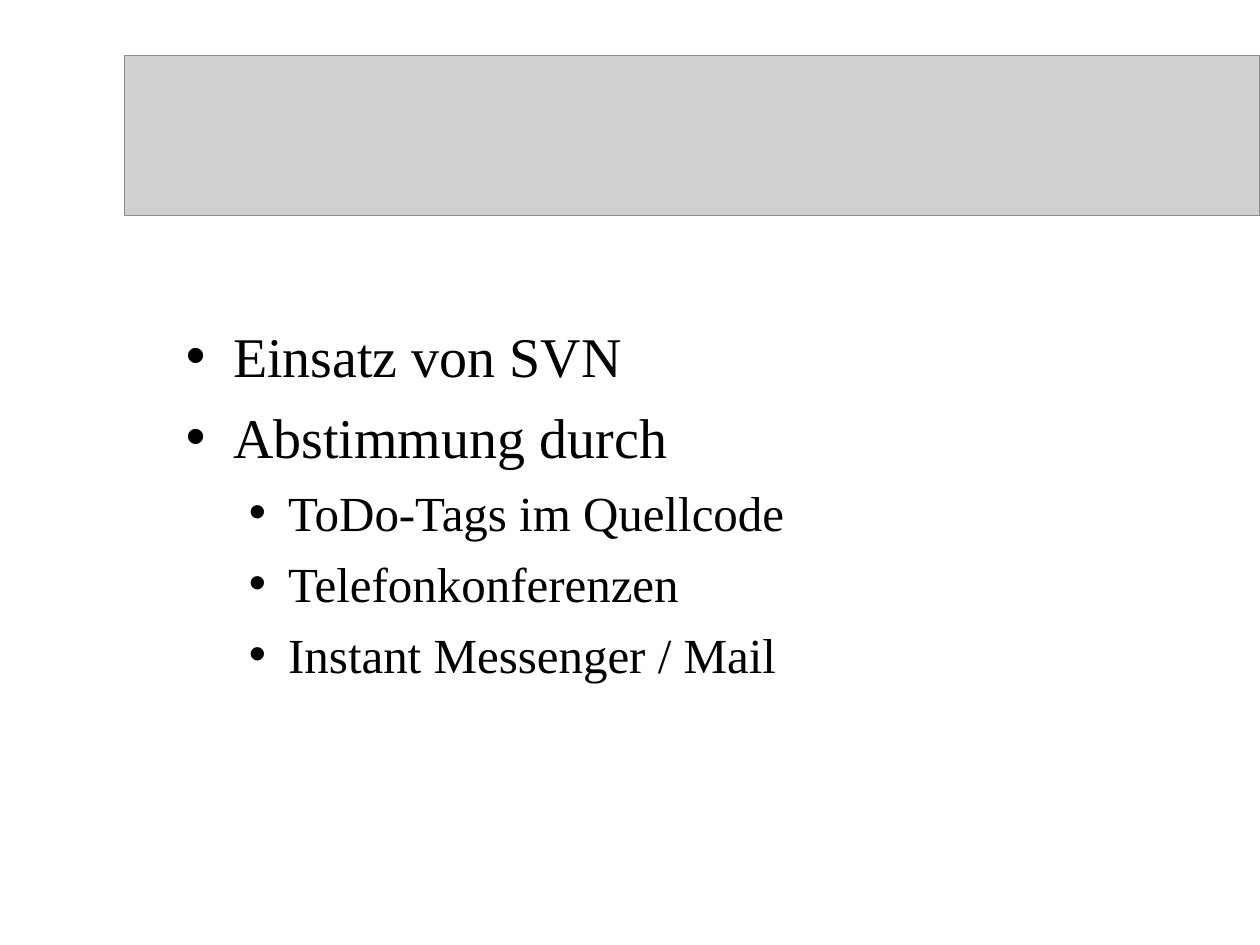
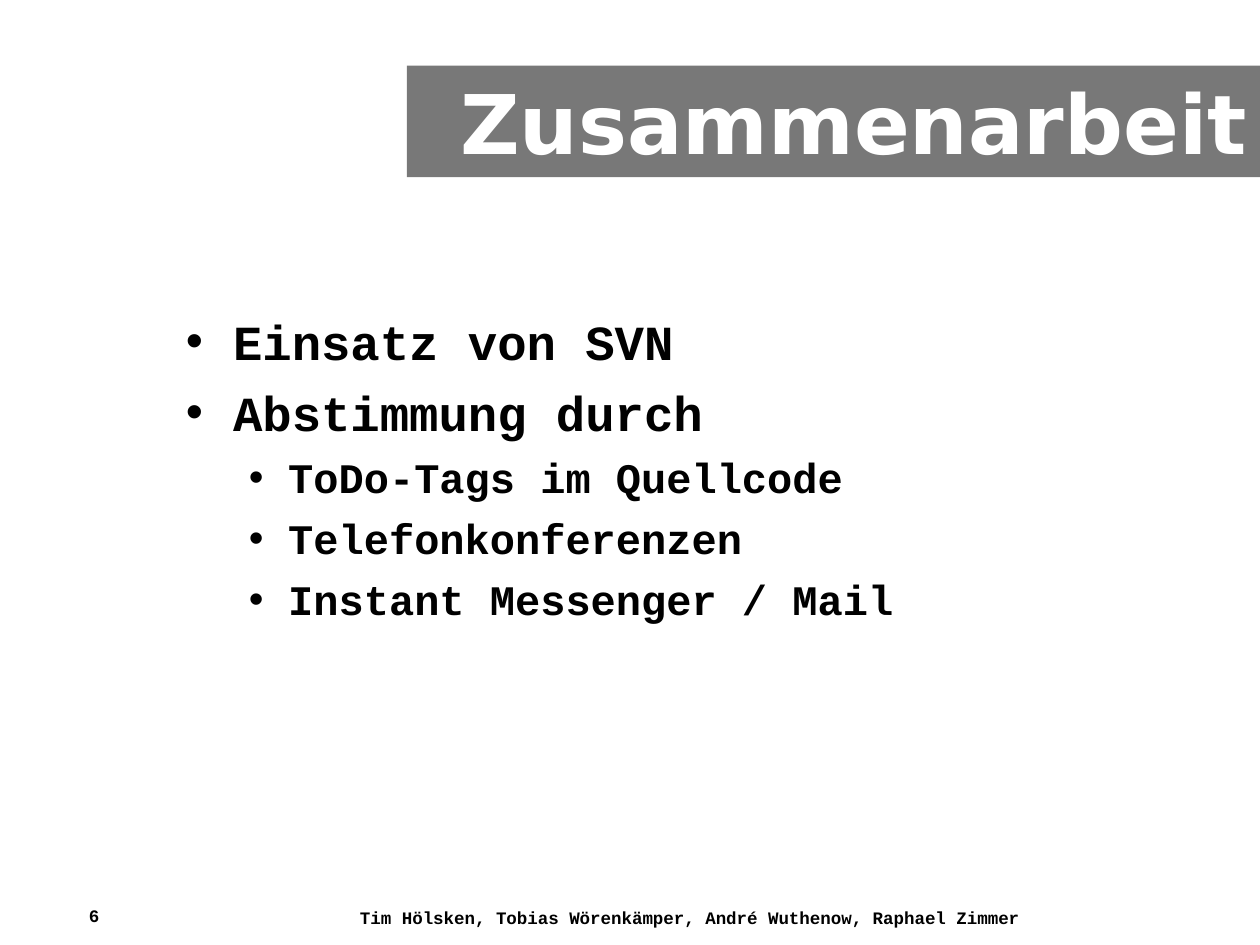
Before and after one commit to timhoelsken/easygoingcalculatorwithoutnumbers, a slide deck: slide 6 of Calculator/misc/documents/Praesentation.ppt. Drawn at 1260x945 pixels with LibreOffice and Linux fonts; fonts in the diff are those of the drawing; grey boxes stand for pictures; background and template pictures are left out. Boxes give left, top, right and bottom in pixels: in the first picture for what was removed or moved away, otherwise in the second. Text is boxed around its words. In the diff, an @@ line names an element or a change of style, - is before the commit and + after.

Commit message:
% style + headings

```diff
--- a/Calculator/misc/documents/Praesentation.ppt
+++ b/Calculator/misc/documents/Praesentation.ppt
@@ picture removed at bbox=[125, 55, 1260, 215] @@
@@ rectangle added at bbox=[407, 66, 1260, 178], fill #000000 at 53% opacity, 47 pt, text #FFFFFF, bold @@
+Zusammenarbeit
@@ text "Einsatz von SVN" at bbox=[233, 325, 893, 624]: size 32 to 28 pt in "Einsatz von SVN", "Abstimmung durch"; font Times New Roman to Courier New, bold on; size 28 to 24 pt in "ToDo-Tags im Quellcode", "Telefonkonferenzen", "Instant Messenger / Mail"; less space between paragraphs @@
@@ page number added at bbox=[89, 910, 100, 922], 10 pt, text #000000, bold @@
+6
@@ text added at bbox=[360, 911, 1019, 928], 10 pt, text #000000, bold @@
+Tim Hölsken, Tobias Wörenkämper, André Wuthenow, Raphael Zimmer
```
Also in this commit, not shown: 7 other slides changed, 10 slides added, 10 slides removed.
